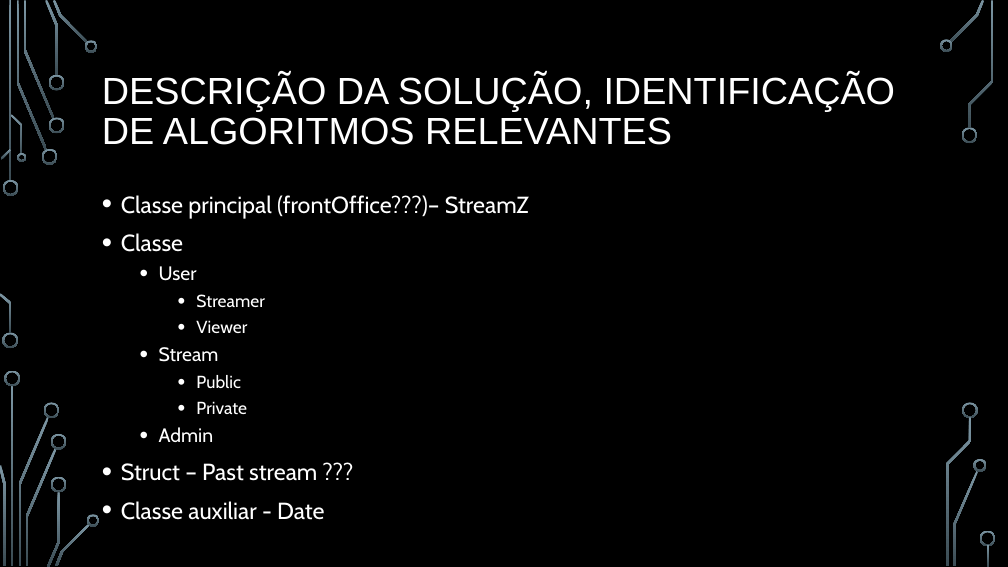
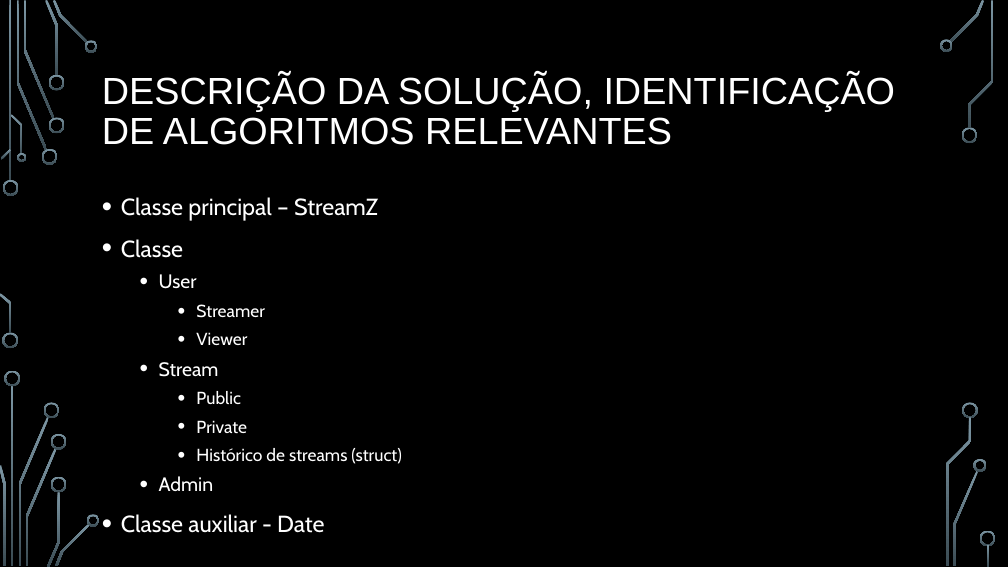
Before and after one commit to BrunoRosendo/StreamZ-AEDA-proj-, a slide deck: slide 3 of StreamZ.pptx. Drawn at 1008x567 pixels with LibreOffice and Linux fonts; fonts in the diff are those of the drawing; background and template pictures are left out. Boxes give left, top, right and bottom in pixels: in the first picture for what was removed or moved away, otherwise in the second. Text is boxed around its words. In the diff, an @@ line names an element or a change of style, - is before the commit and + after.

```diff
--- a/StreamZ.pptx
+++ b/StreamZ.pptx
@@ text at [121, 197, 378, 221]: text changed @@
-• Classe principal (frontOffice???)– StreamZ
+• Classe principal – StreamZ
@@ text at [121, 239, 324, 533]: line spacing 1 to 1.1 @@
@@ text at [196, 448, 401, 464]: paragraph added @@
+    • Histórico de streams (struct)
@@ text at [121, 463, 317, 481]: paragraph removed @@
-• Struct – Past stream ???
```
Also in this commit, not shown: 4 other slides changed, 2 slides added, 1 slide removed.
